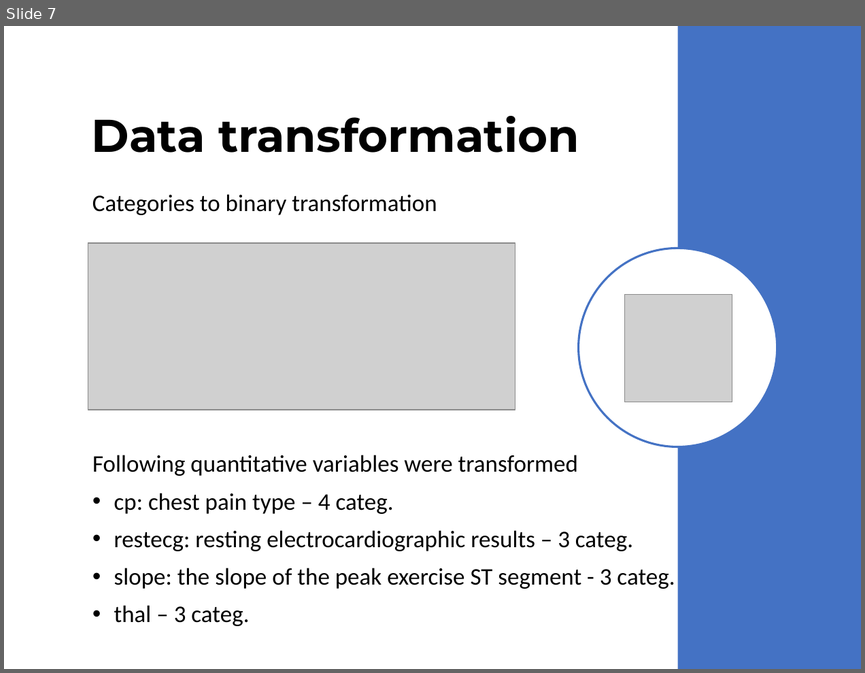
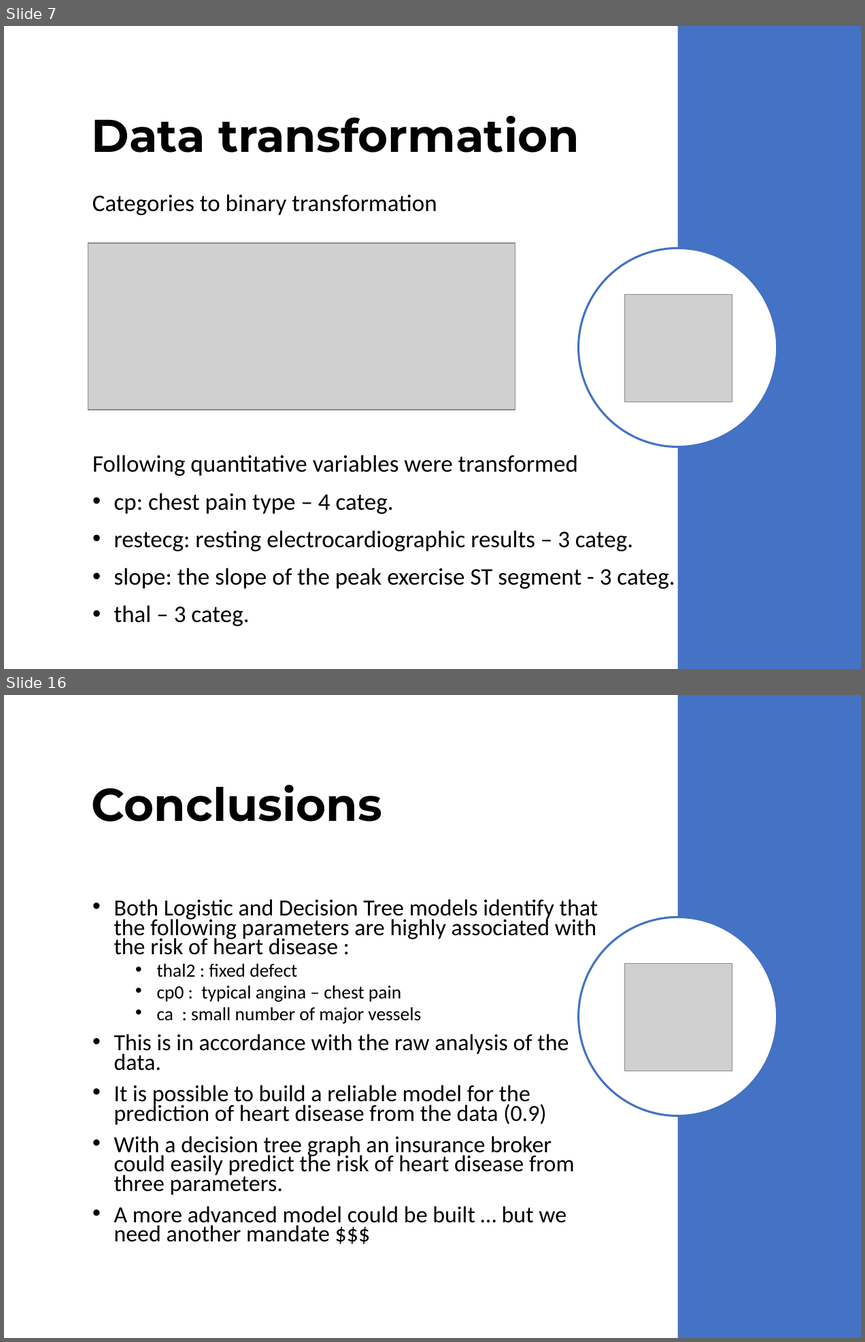
Before and after one commit to vinoroy/statsLearning, a slide deck: YCBS255_19-04-23_ass4_VincentRoy.pptx. Shown one above the other, each under a label of ours: slide 7 before the commit, slides 7 and 16 after it; the slides between them are not shown. The pictures are 865x673 and 865x1342 pixels, drawn with LibreOffice and Linux fonts; fonts in the diff are those of the drawing; grey boxes stand for pictures. Boxes give left, top, right and bottom in pixels: in the first picture for what was removed or moved away, otherwise in the second. Text is boxed around its words. In the diff, an @@ line names an element or a change of style, - is before the commit and + after.

```diff
--- a/YCBS255_19-04-23_ass4_VincentRoy.pptx
+++ b/YCBS255_19-04-23_ass4_VincentRoy.pptx
@@ slide 16 added at box(4, 695, 861, 1338), background #FFFFFF @@
@@ rectangle added at box(677, 695, 861, 1338), fill #4472C4 @@
@@ title added at box(91, 785, 382, 821), 38.5 pt, text #000000, bold @@
+Conclusions
@@ text added at box(114, 899, 598, 1242), 19.4 pt, text #000000 @@
+• Both Logistic and Decision Tree models identify that the following parameters are highly associated with the risk of heart disease :
+  • thal2 : fixed defect
+  • cp0 : typical angina – chest pain
+  • ca : small number of major vessels
+• This is in accordance with the raw analysis of the data.
+• It is possible to build a reliable model for the prediction of heart disease from the data (0.9)
+• With a decision tree graph an insurance broker could easily predict the risk of heart disease from three parameters.
+• A more advanced model could be built … but we need another mandate $$$
@@ ellipse added at box(578, 917, 777, 1116), fill #FFFFFF, outline #4472C4 1.75 pt @@
@@ picture added at box(626, 963, 732, 1070) @@
```
Also in this commit, not shown: 9 slides changed, 2 other slides added, 2 other files.
